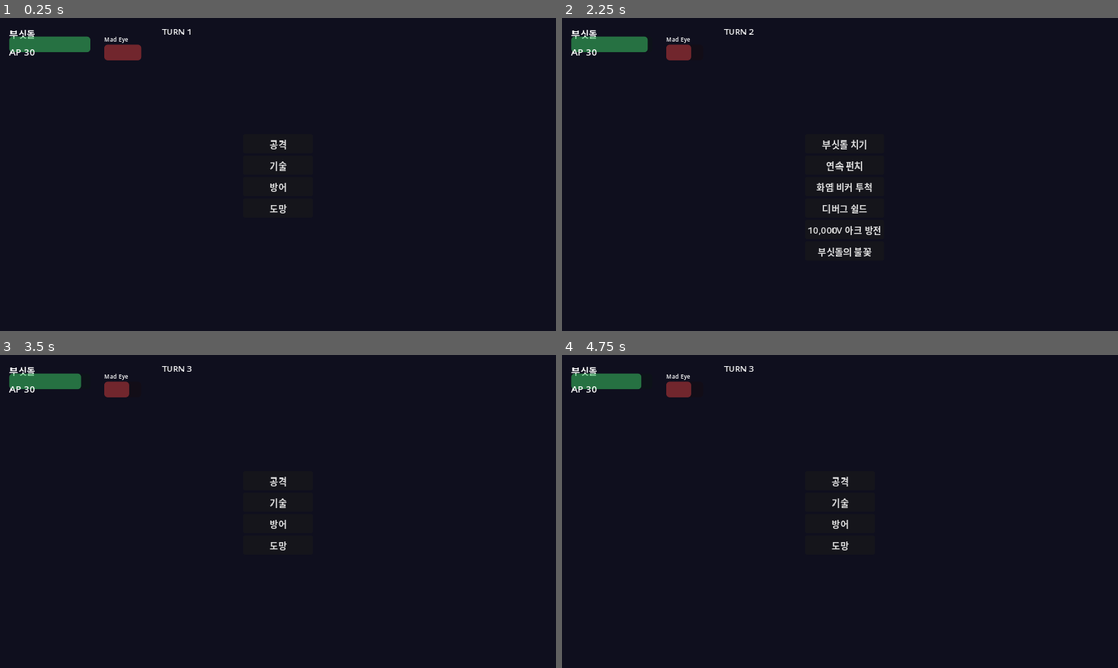
Above: before the commit, frames 1-4 (two rows, left to right).
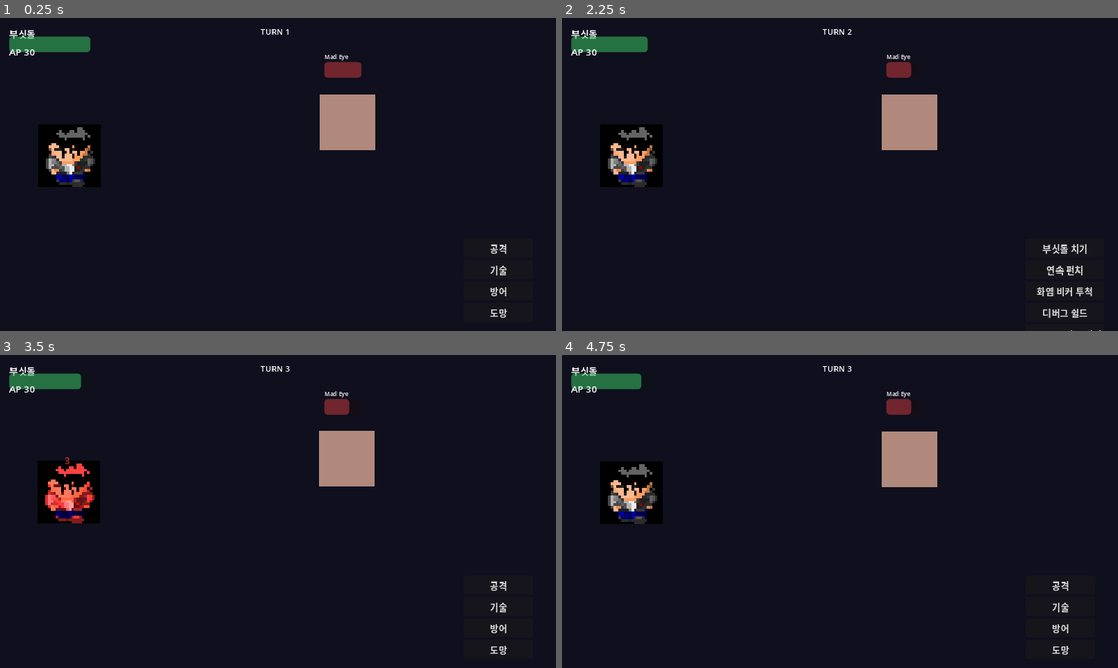
Above: after the commit, the same moments.

Repository: omempty/busidol
Game: Godot game, scene res://scenes/battle.tscn
Two runs of this game, one before a commit and one after it. Both use one fixed random seed, a clock stepped at 60 frames per second and the inputs below. This scene is started directly instead of the project's main scene.
Inputs:
- Up to frame 1 (0.25 s): no input
- Up to frame 2 (2.25 s): click "공격" at 0.5 s; tap Enter (menu) at 1.25 s; hold Right (move_right) 1.28-2 s; hold Space (interact) 1.28-2 s; click "기술" at 2 s
- Up to frame 3 (3.5 s): click "부싯돌 치기" at 2.75 s
- Up to frame 4 (4.75 s): hold Down (move_down) 3.53-4.25 s; tap Z at 3.6 s; click "방어" at 4.25 s

The runs differ from the first frame. In frame 1, 5.2% of the frame differs, in the area x 6-92%, y 3-96%; in frame 2, 5.9%, in the area x 6-97%, y 3-100%; in frame 3, 5.0%; in frame 4, 5.0%.

Commit message:
fix: 전투 화면 스프라이트 미표출 — UI 배경 레이어·적 폴백·이름 정규화
1) BattleUI 배경 ColorRect가 layer 20에서 월드 스프라이트를 덮던 문제
   → 전용 하위 CanvasLayer(-1)로 이동, 메뉴/바는 layer 20 유지
2) 적 텍스처: 스테일 .import로 exists()=true여도 load 실패 시 폴백 미작동 → 결과 기준 폴백
3) 적 이름에 species 딕셔너리 원문 노출(field→battle 인계) → id만 추출
+ 960×540 뷰포트 기준 전투 좌표 보정(메뉴 우하단·적 열·이름/바 정렬)

Ultraworked with [Sisyphus](https://github.com/code-yeongyu/oh-my-openagent)

Co-authored-by: Sisyphus <clio-agent@sisyphuslabs.ai>

Diff:
--- a/remakes/sidol_godot/src/battle/battle_presenter.gd
+++ b/remakes/sidol_godot/src/battle/battle_presenter.gd
@@ -45,7 +45,7 @@
 		at.atlas = ptex
 		at.region = Rect2(0, 0, cs.x, cs.y)
 		player_sprite.texture = at
-	player_sprite.position = Vector2(80, 140)
+	player_sprite.position = Vector2(120, 220)
 	var rs := maxf(_player_render_scale(), 0.01)
 	player_sprite.scale = Vector2.ONE * (BATTLE_PLAYER_CELL_PX
 			/ (float(cs.x) * rs))
@@ -56,14 +56,16 @@
 		var es := Sprite2D.new()
 		var e_tex_path := "res://assets/originals_ref/bmp_spr/e%d/frame_000.bmp" \
 				% (i % 8 + 1)
-		if ResourceLoader.exists(e_tex_path):
-			es.texture = load(e_tex_path)
-		else:
+		# 스테일 .import로 exists()=true여도 load가 실패할 수 있다 — 결과 기준 폴백
+		var etex: Texture2D = load(e_tex_path) \
+				if ResourceLoader.exists(e_tex_path) else null
+		if etex == null:
 			var img := Image.create(64, 64, false, Image.FORMAT_RGBA8)
 			img.fill(Color(randf_range(0.5, 1.0), randf_range(0.2, 0.6),
 					randf_range(0.2, 0.5)))
-			es.texture = ImageTexture.create_from_image(img)
-		es.position = Vector2(380 + i * 70, 120)
+			etex = ImageTexture.create_from_image(img)
+		es.texture = etex
+		es.position = Vector2(600 + i * 100, 180)
 		es.scale = Vector2(1.5, 1.5)
 		es.set_meta(&"base_pos", es.position)
 		_root.add_child(es)
--- a/remakes/sidol_godot/src/battle/battle_scene_controller.gd
+++ b/remakes/sidol_godot/src/battle/battle_scene_controller.gd
@@ -85,12 +85,14 @@
 			&"volt_arc", &"ember_of_flint"]
 
 	for eid in def.get("enemies", ["mad_eye"]):
-		var edef: Dictionary = Database.get_enemy_def(StringName(str(eid)))
+		# field/cutscene은 species 원본 딕셔너리를 넘길 수 있다 — id만 추출
+		var eid_str := str(eid.get("id", eid)) if eid is Dictionary else str(eid)
+		var edef: Dictionary = Database.get_enemy_def(StringName(eid_str))
 		var hp_r: Array = edef.get("hp_range", [20, 40])
 		var hp_val: int = randi_range(int(hp_r[0]), int(hp_r[1]))
-		enemies.append(Combatant.new(str(edef.get("display_name", eid)), hp_val,
+		enemies.append(Combatant.new(str(edef.get("display_name", eid_str)), hp_val,
 				int(edef.get("ap", 15)), int(edef.get("dp", 5))))
-		_enemy_ids.append(str(eid))
+		_enemy_ids.append(eid_str)
 
 
 func _on_command(cmd_text: String) -> void:
--- a/remakes/sidol_godot/src/ui/battle_ui.gd
+++ b/remakes/sidol_godot/src/ui/battle_ui.gd
@@ -91,17 +91,22 @@
 
 func _new_menu_box() -> VBoxContainer:
 	var box := VBoxContainer.new()
-	box.position = Vector2(420, 200)
+	box.position = Vector2(800, 380)
 	box.custom_minimum_size = Vector2(120, 0)
 	add_child(box)
 	return box
 
 
 func _build_background() -> void:
+	# 전용 하위 레이어(-1)에 배치 — 이 CanvasLayer(20)에 직접 두면
+	# 배경이 월드 스프라이트(BattlePresenter, layer 0)를 덮어버린다.
+	var bg_layer := CanvasLayer.new()
+	bg_layer.layer = -1
+	add_child(bg_layer)
 	var bg := ColorRect.new()
 	bg.color = Color(0.06, 0.06, 0.12)
 	bg.set_anchors_preset(Control.PRESET_FULL_RECT)
-	add_child(bg)
+	bg_layer.add_child(bg)
 
 
 func _build_enemy_status() -> void:
@@ -109,14 +114,14 @@
 		var e := _enemies[i]
 		var name_lbl := Label.new()
 		name_lbl.text = e.display_name
-		name_lbl.position = Vector2(180 + i * 80, 30)
+		name_lbl.position = Vector2(560 + i * 100, 60)
 		name_lbl.add_theme_font_size_override("font_size", 10)
 		add_child(name_lbl)
 
 		var bar := ProgressBar.new()
 		bar.max_value = e.max_hp
 		bar.value = e.hp
-		bar.position = Vector2(180 + i * 80, 46)
+		bar.position = Vector2(560 + i * 100, 76)
 		bar.size = Vector2(64, 8)
 		bar.show_percentage = false
 		bar.modulate = ENEMY_BAR_COLOR
@@ -149,13 +154,13 @@
 func _build_labels() -> void:
 	_turn_label = Label.new()
 	_turn_label.text = "TURN 1"
-	_turn_label.position = Vector2(280, 14)
+	_turn_label.position = Vector2(450, 14)
 	_turn_label.add_theme_font_size_override("font_size", 14)
 	add_child(_turn_label)
 
 	_result_label = Label.new()
 	_result_label.text = ""
-	_result_label.position = Vector2(240, 100)
+	_result_label.position = Vector2(450, 150)
 	_result_label.add_theme_font_size_override("font_size", 28)
 	_result_label.visible = false
 	add_child(_result_label)
